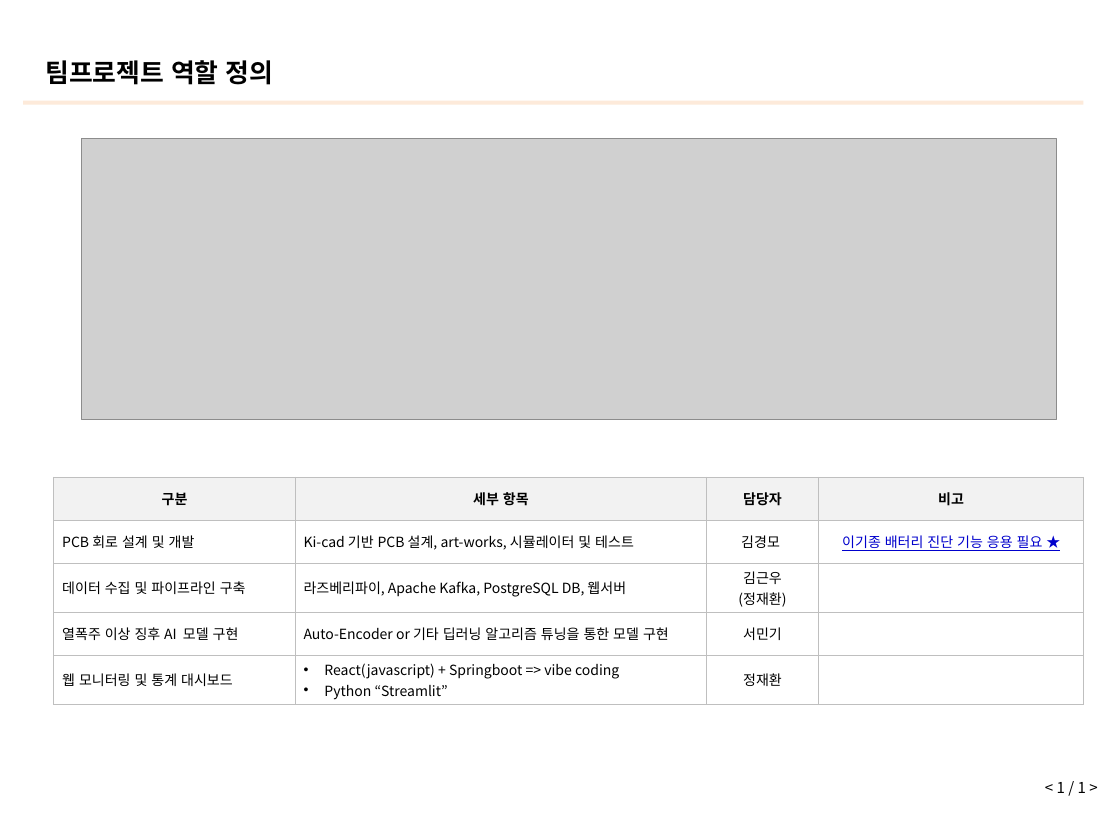
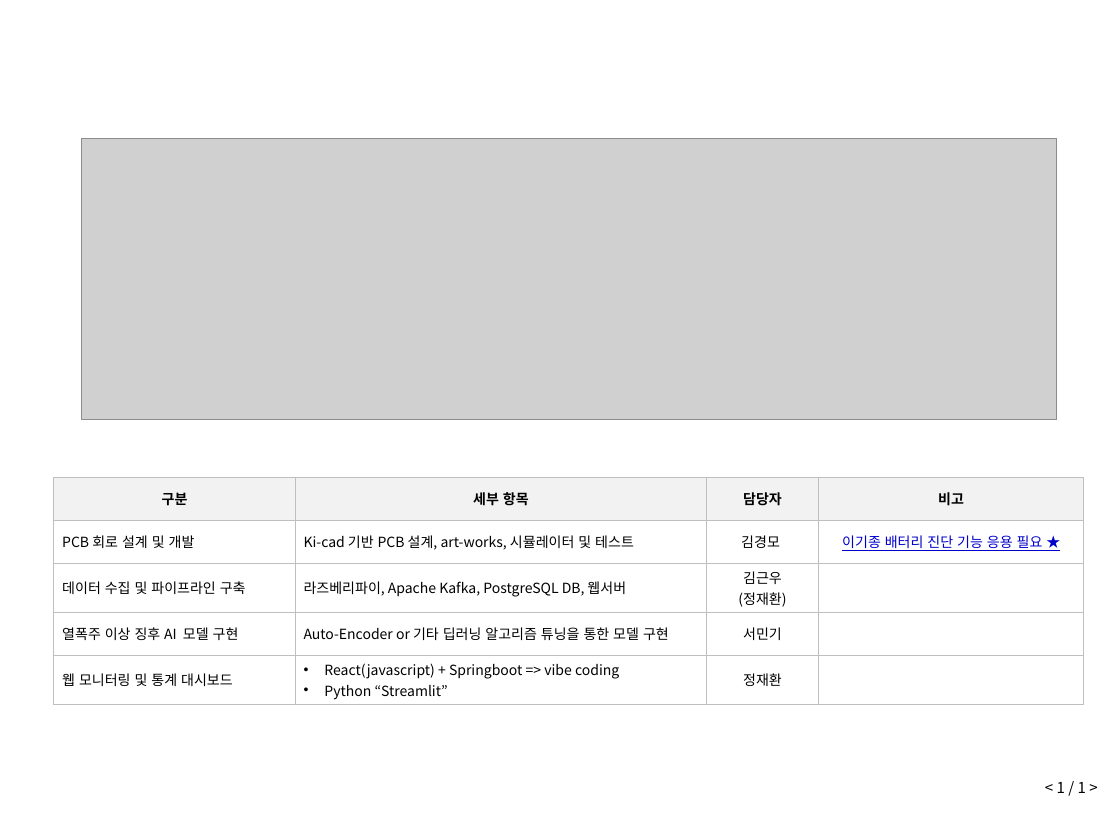
Before and after one commit to ricky30825-creator/BMS, a slide deck: slide 4 of 설계 산출물/중간 보고서-내파트.pptx (slide 3 before the commit). Drawn at 1120x840 pixels with LibreOffice and Linux fonts; fonts in the diff are those of the drawing; grey boxes stand for pictures. Boxes give left, top, right and bottom in pixels: in the first picture for what was removed or moved away, otherwise in the second. Text is boxed around its words. In the diff, an @@ line names an element or a change of style, - is before the commit and + after.

```diff
--- a/설계 산출물/중간 보고서-내파트.pptx
+++ b/설계 산출물/중간 보고서-내파트.pptx
@@ text removed at bbox=[45, 60, 273, 85] @@
-팀프로젝트 역할 정의
@@ rectangle removed at bbox=[24, 101, 1084, 105] @@
```
Also in this commit, not shown: 13 other slides changed, 19 slides added, 7 slides removed, 12 other files.
